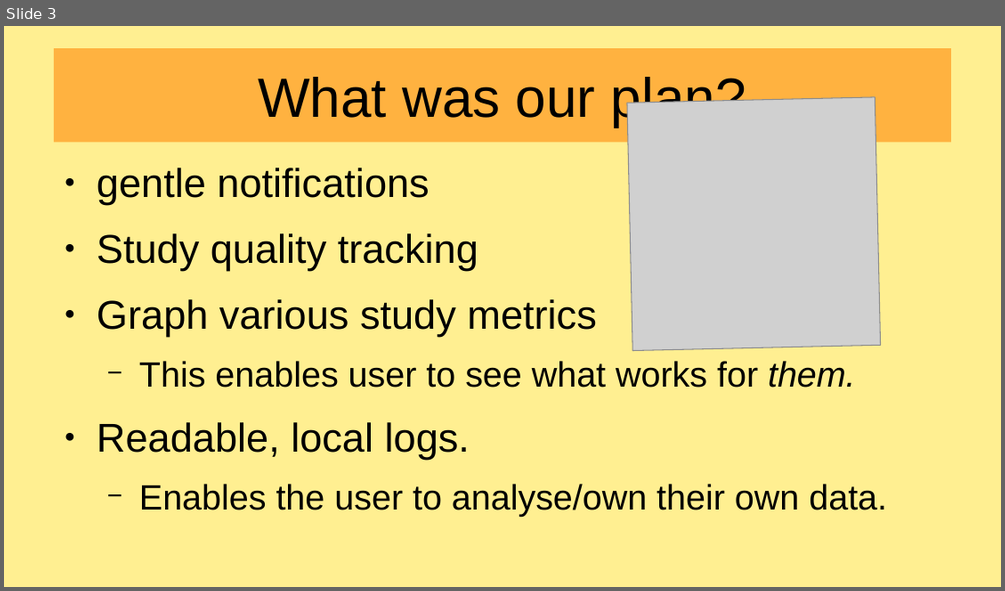
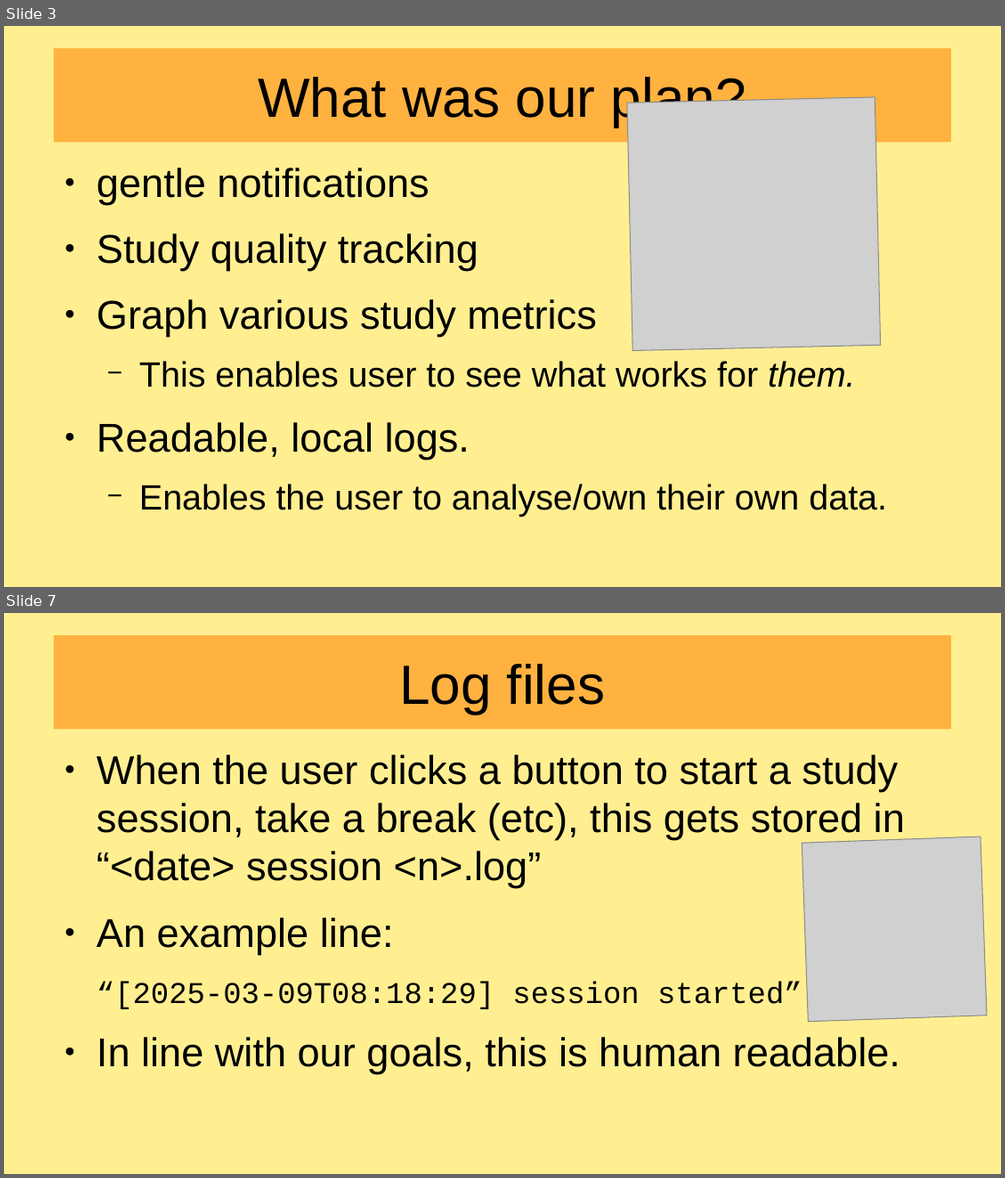
Before and after one commit to awedpotato767/Crazy-cat-people-WiT25, a slide deck: presentation.odp. Shown one above the other, each under a label of ours: slide 3 before the commit, slides 3 and 7 after it; the slides between them are not shown. The pictures are 1005x591 and 1005x1178 pixels, drawn with LibreOffice and Linux fonts; fonts in the diff are those of the drawing; grey boxes stand for pictures. Boxes give left, top, right and bottom in pixels: in the first picture for what was removed or moved away, otherwise in the second. Text is boxed around its words. In the diff, an @@ line names an element or a change of style, - is before the commit and + after.

```diff
--- a/presentation.odp
+++ b/presentation.odp
@@ slide 7 added at (x1=4, y1=613, x2=1001, y2=1174), background #FFEF91 @@
@@ title added at (x1=54, y1=635, x2=951, y2=730), fill #FFB240, 44 pt, text #000000 @@
+Log files
@@ text added at (x1=97, y1=755, x2=905, y2=1074), 32 pt, text #000000 @@
+● When the user clicks a button to start a study session, take a break (etc), this gets stored in “<date> session <n>.log”
+● An example line:
+“[2025-03-09T08:18:29] session started”
+● In line with our goals, this is human readable.
@@ picture added at (x1=802, y1=837, x2=987, y2=1022) @@
```
Also in this commit, not shown: 1 slide changed, 3 other slides added, 8 other files.
